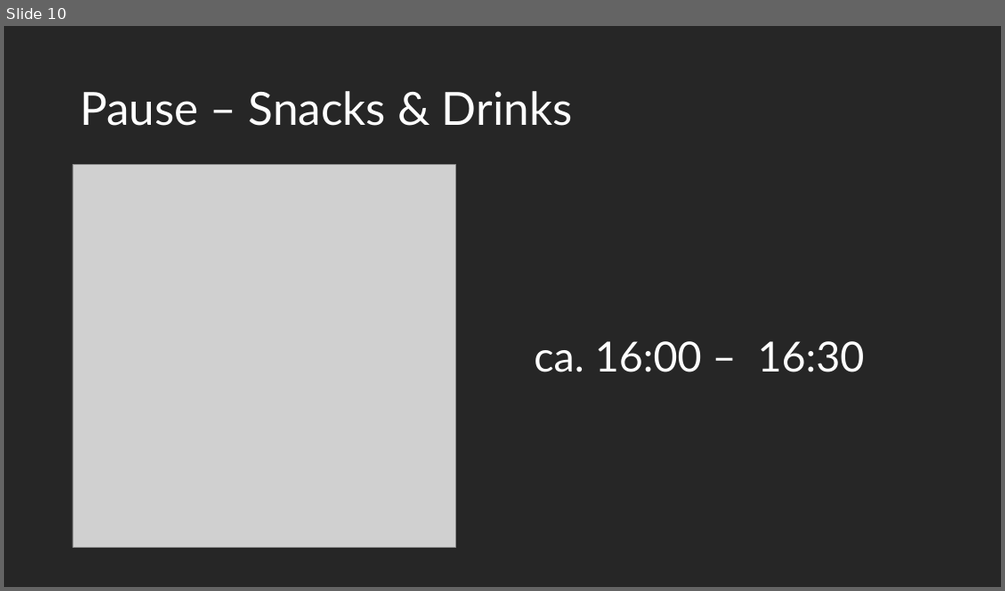
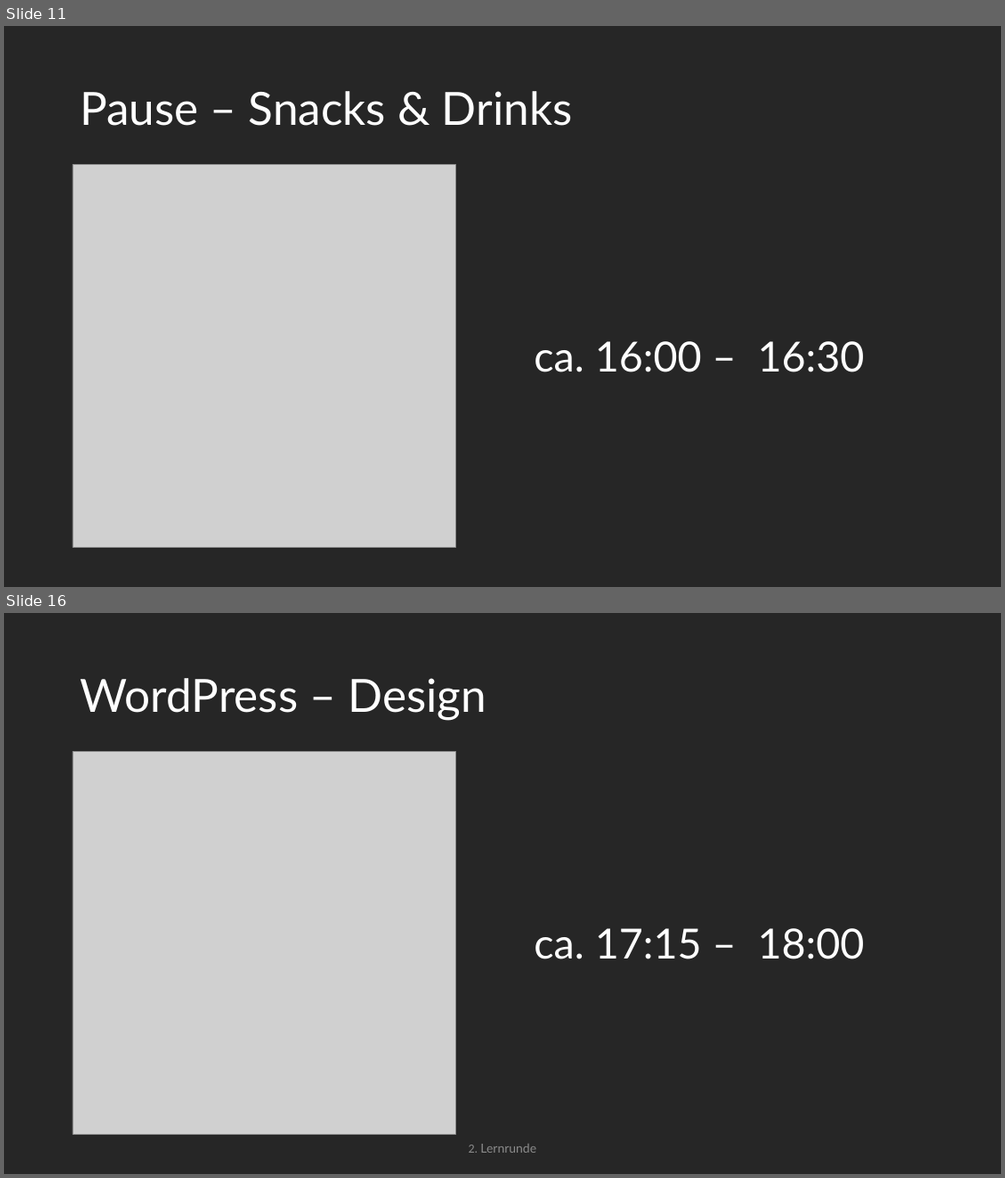
Before and after one commit to maximotus/skill-saturday-wordpress-portfolio-website, a slide deck: wordpress-portfolio-website-presentation.pptx. Shown one above the other, each under a label of ours: slide 10 before the commit, slides 11 and 16 after it; the slides between them are not shown. The pictures are 1005x591 and 1005x1178 pixels, drawn with LibreOffice and Linux fonts; fonts in the diff are those of the drawing; grey boxes stand for pictures. Boxes give left, top, right and bottom in pixels: in the first picture for what was removed or moved away, otherwise in the second. Text is boxed around its words. In the diff, an @@ line names an element or a change of style, - is before the commit and + after.

```diff
--- a/wordpress-portfolio-website-presentation.pptx
+++ b/wordpress-portfolio-website-presentation.pptx
@@ slide 16 added at (4,613,1001,1174), background #262626 @@
@@ title added at (80,678,486,720), 44 pt, text #FFFFFF @@
+WordPress – Design
@@ picture added at (73,751,455,1135) @@
@@ text added at (534,928,865,959), 40 pt, text #FFFFFF @@
+ca. 17:15 – 18:00
@@ text added at (469,1143,536,1152), 12 pt, text #8C8C8C @@
+2. Lernrunde
@@ what was slide 10 is now slide 11 @@
```
Also in this commit, not shown: 11 slides changed, 4 other slides added, 16 other files.
